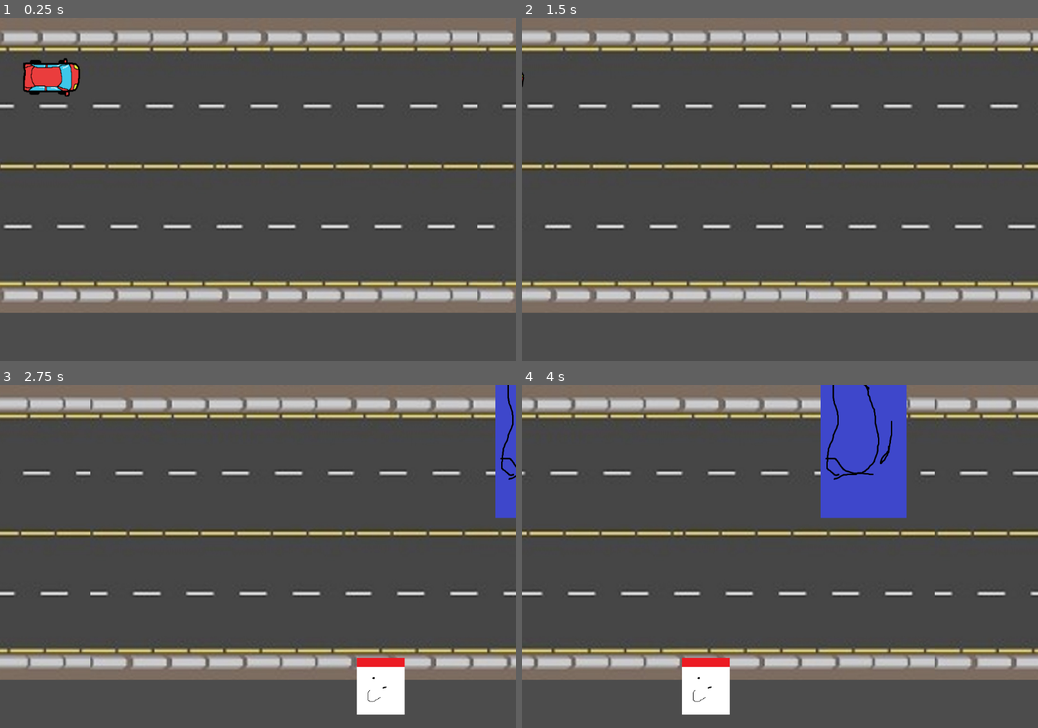
Above: before the commit, frames 1-4 (two rows, left to right).
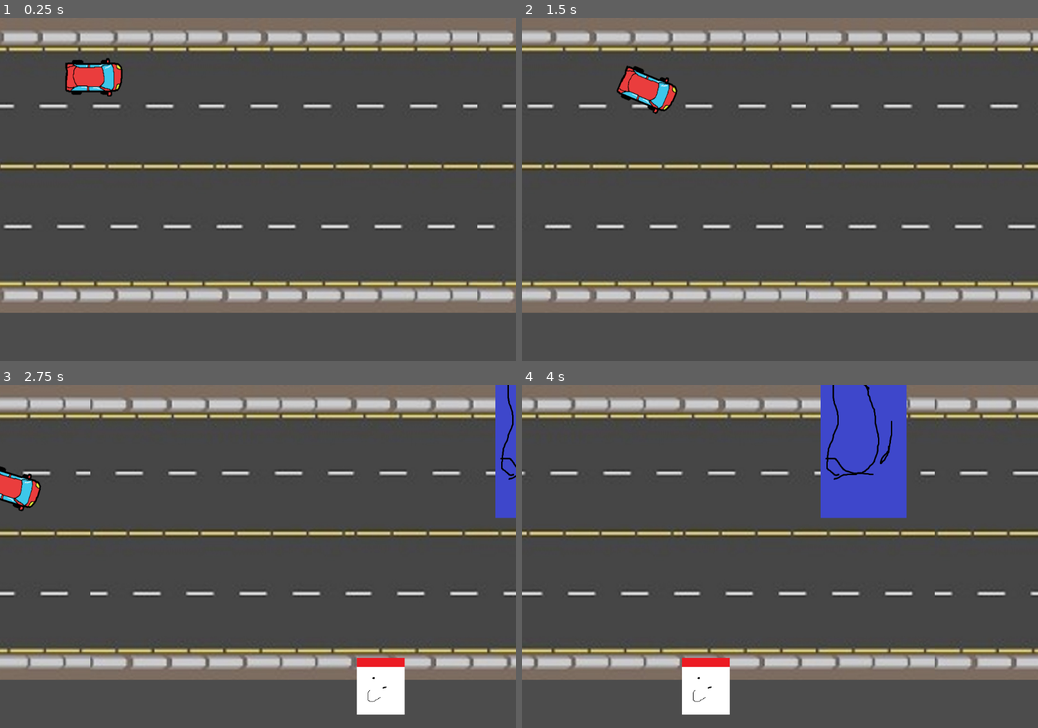
Above: after the commit, the same moments.

Repository: Bash-09/CarGame
Game: Godot game, scene res://scenes/Map.tscn
The game is run twice, just before and just after one commit, with the same random seed, the same clock (stepped at 60 frames per second) and the same inputs.
Inputs (mouse positions are in pixels of both pictures, inside the frame that each line leads up to):
- Up to frame 1 (0.25 s): no input
- Up to frame 2 (1.5 s): move the mouse to (893, 172) at 0.52 s; click (893, 172) at 0.67 s; move the mouse to (676, 206) at 1.27 s; click (676, 206) at 1.42 s
- Up to frame 3 (2.75 s): move the mouse to (309, 481) at 2.02 s; click (309, 481) at 2.17 s
- Up to frame 4 (4 s): move the mouse to (754, 625) at 2.77 s; click (754, 625) at 2.92 s; move the mouse to (934, 607) at 3.52 s; click (934, 607) at 3.67 s

The runs differ from the first frame. In frame 1, 1.7% of the frame differs, in the area x 4-24%, y 11-23%; in frame 2, 1.0%; in frame 3, 0.7%; in frame 4, nothing differs.

Commit message:
Epic drifting

Diff:
--- a/Godot/scenes/Player.gd
+++ b/Godot/scenes/Player.gd
@@ -2,29 +2,30 @@
 
 signal hit
 
-var max_velocity = 500
-var acceleration = 300
+var max_velocity = 450
+var acceleration = 250
 var deceleration_rate = 0.95
-var turn_rate = 3
+var turn_rate = 4
 #Exported some variables so we can easily tweak if needed
 export var movespeed = 300;
 
 var velocity: Vector2 = Vector2.ZERO
+var was_drifting: bool = false;
 
 func _ready():
-	velocity.x = 400
+	velocity.x = 800
 
 func _process(delta):
-
 	move(delta)
-
-
 
 
 func move(delta):
 	# Check input
 	var drifting: bool = Input.is_mouse_button_pressed(2)
 	var accelerating: bool = Input.is_mouse_button_pressed(1)
+
+	if drifting:
+		was_drifting = true
 
 	# Find some stuff about where we want to drive towards
 	var mouse_pos = get_viewport().get_mouse_position()
@@ -38,22 +39,41 @@
 
 	var turn: float = facing_vector.angle_to(target_vector)
 
-	# Accelerate
 	if accelerating:
+		# Accelerate
 		if velocity.length_squared() < 1:
 			velocity += Vector2.RIGHT.rotated(rotation) * acceleration * delta
 		else:
-			velocity += velocity.normalized() * acceleration * delta
+			velocity += facing_vector * acceleration * delta
 
-		velocity = velocity.rotated(turn * delta * turn_rate)
-		if velocity.length_squared() > max_velocity * max_velocity:
-			velocity = velocity.normalized() * max_velocity
+		# Turn the vehicle a bit
+		rotation += turn * delta * turn_rate
+
+		if drifting:
+			# Reduce how much our velocity turns with us and add some acceleration in the direction we are actually facing
+			velocity = velocity.rotated(turn * delta * turn_rate / 2)
+			velocity += facing_vector * acceleration * delta
+			velocity -= velocity.normalized() * facing_vector * acceleration * delta
+
+		else:
+			# Turn our vehicle's velocity to match the vehicle itself turning
+			velocity = velocity.rotated(turn * delta * turn_rate)
+			# Reduce velocity in directions that aren't where we are facing
+			var normal = Vector2.RIGHT.rotated(rotation + PI/2)
+			normal *= velocity.dot(normal)
+			velocity -= normal * delta * 5
+
+		# Bring velocity back down to max_velocity
+		if velocity.length_squared() > (max_velocity * max_velocity):
+			velocity -= velocity.normalized() * delta * max_velocity
+
 	else:
+		# Decelerate
 		velocity -= velocity * deceleration_rate * delta
+
 
 	# Move
 	position += velocity * delta;
-	rotation = velocity.angle()
 
 	# Just simulates a scrolling screen
 	position.x -= movespeed * delta
